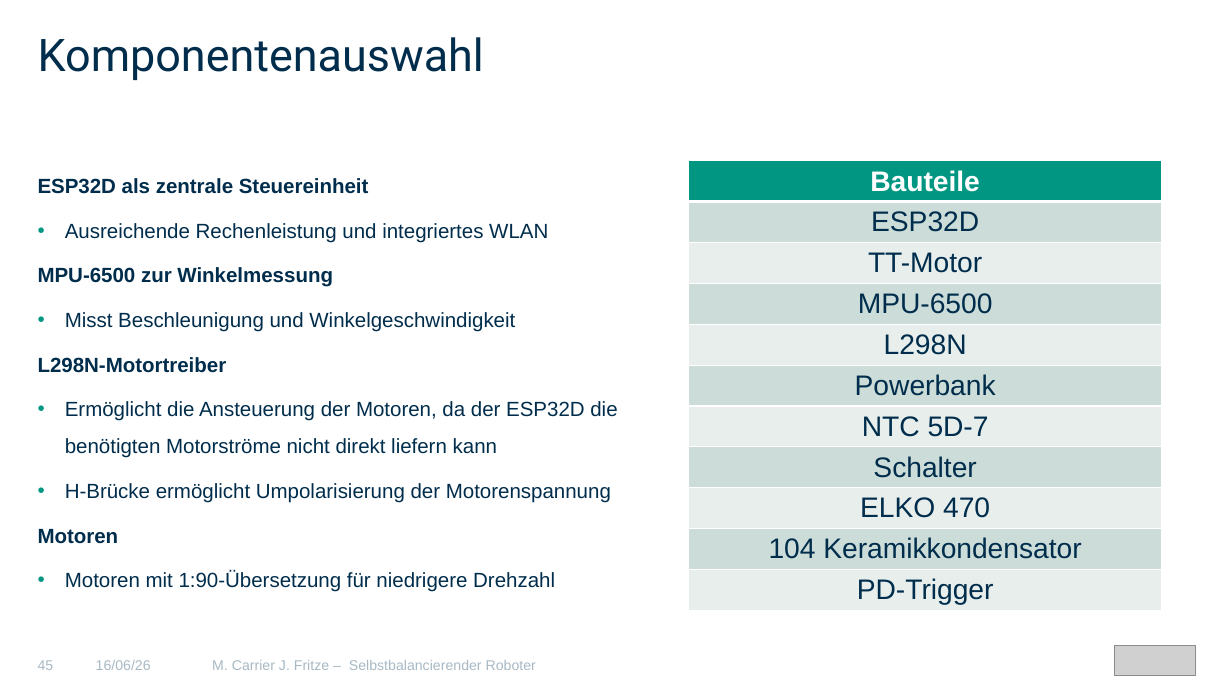
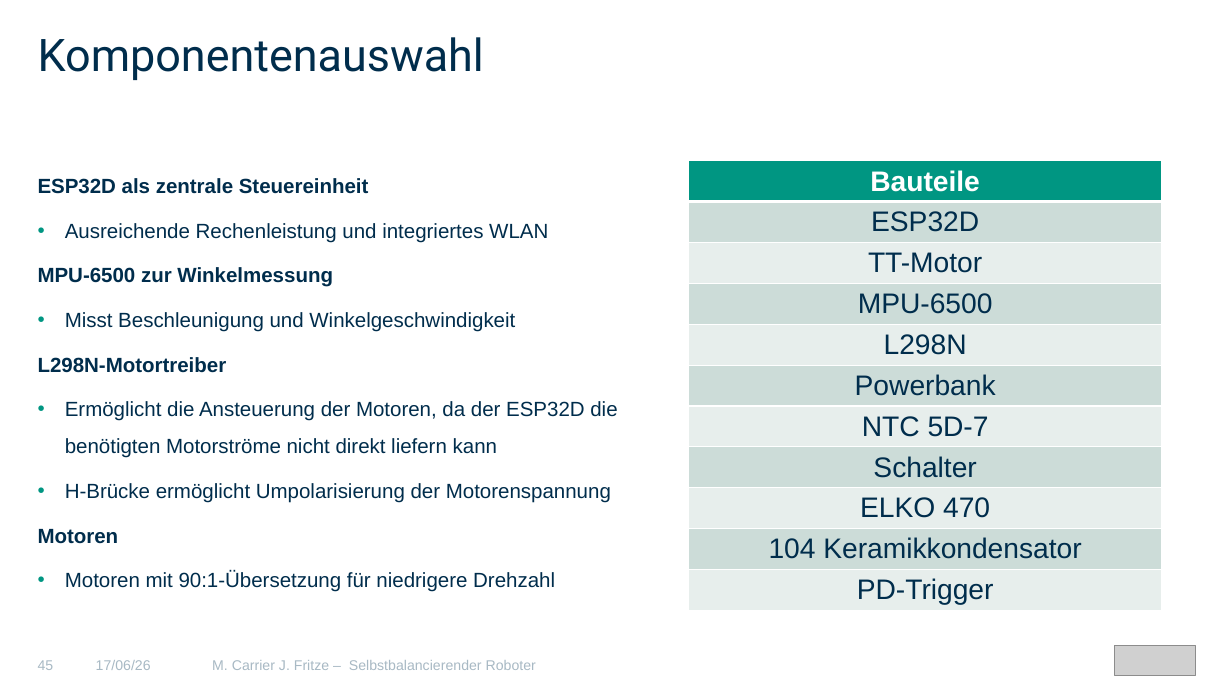
Before and after one commit to MCITBA/Lok_Prak_Rob, a slide deck: slide 45 of Finale_Präsentation_erw.pptx. Drawn at 1232x693 pixels with LibreOffice and Linux fonts; fonts in the diff are those of the drawing; grey boxes stand for pictures. Boxes give left, top, right and bottom in pixels: in the first picture for what was removed or moved away, otherwise in the second. Text is boxed around its words. In the diff, an @@ line names an element or a change of style, - is before the commit and + after.

```diff
--- a/Finale_Präsentation_erw.pptx
+++ b/Finale_Präsentation_erw.pptx
@@ text at (65, 571, 555, 592): text changed @@
-  • Motoren mit 1:90-Übersetzung für niedrigere Drehzahl
+  • Motoren mit 90:1-Übersetzung für niedrigere Drehzahl
@@ text at (96, 660, 151, 670): text changed @@
-16/06/26
+17/06/26
```
Also in this commit, not shown: 53 other slides changed.
